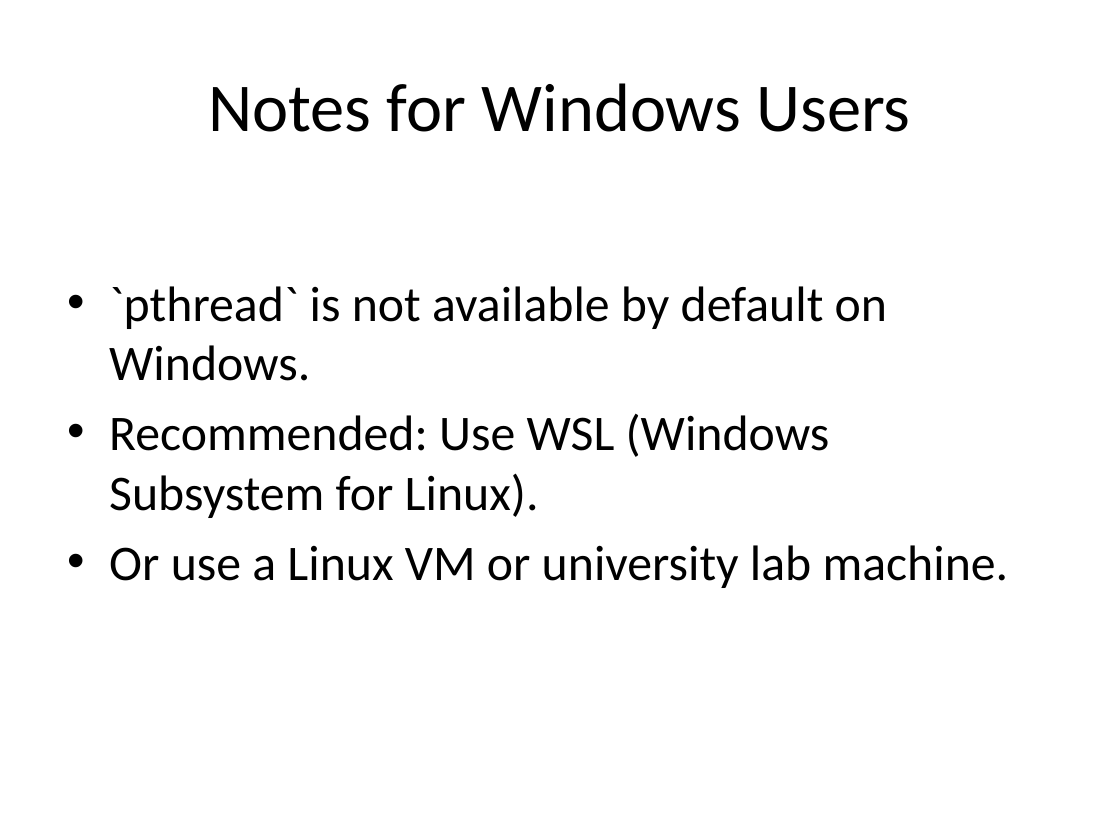
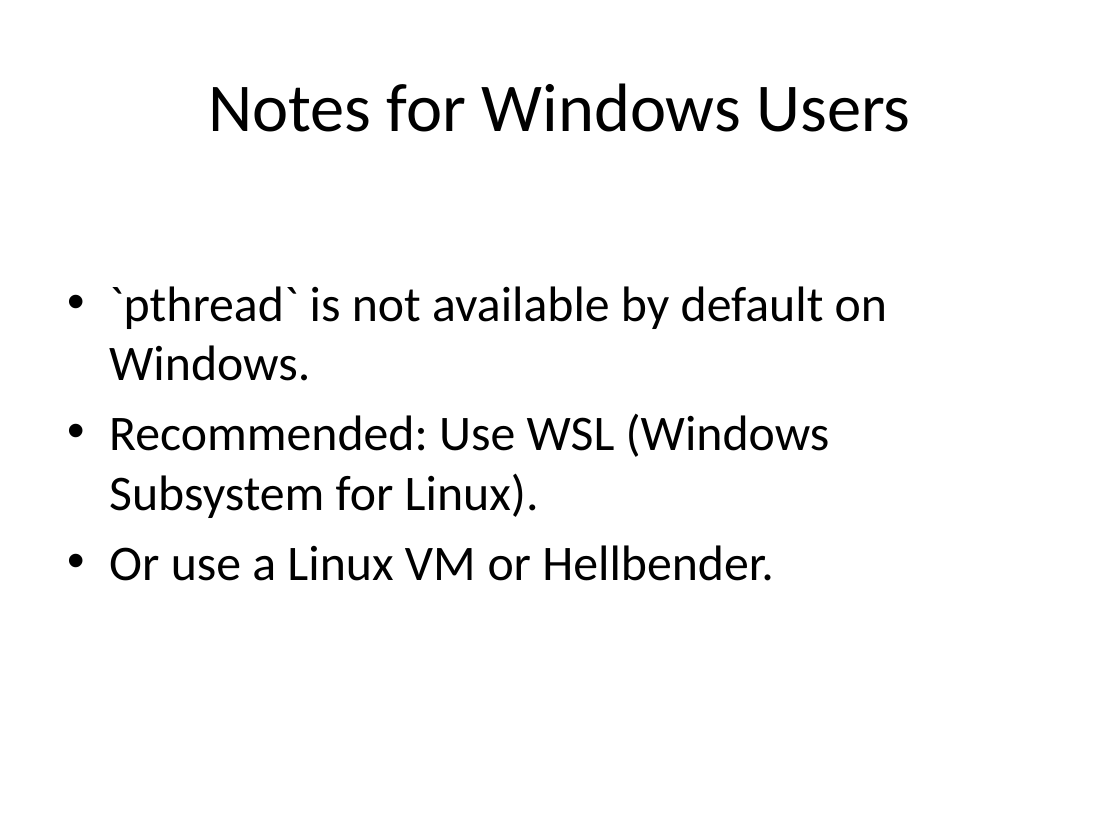
Before and after one commit to angrynarwhal/cs3050-Lab-8, a slide deck: slide 6 of multiprocessing_vs_multithreading_lab.pptx. Drawn at 1120x840 pixels with LibreOffice and Linux fonts; fonts in the diff are those of the drawing. Boxes give left, top, right and bottom in pixels: in the first picture for what was removed or moved away, otherwise in the second. Text is boxed around its words. In the diff, an @@ line names an element or a change of style, - is before the commit and + after.

```diff
--- a/multiprocessing_vs_multithreading_lab.pptx
+++ b/multiprocessing_vs_multithreading_lab.pptx
@@ text at <box>109,545,773,581</box>: text changed @@
-• Or use a Linux VM or university lab machine.
+• Or use a Linux VM or Hellbender.
```
Also in this commit, not shown: 1 other slide changed.
